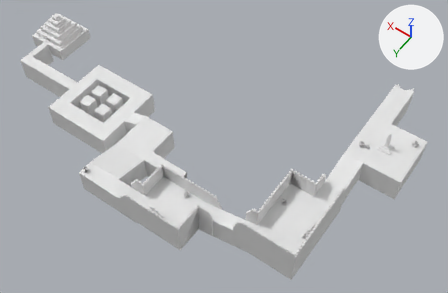
Before and after pictures for a commit that changed the OBJ model models/levels/ancient_desert/level6/level6_visual.obj.
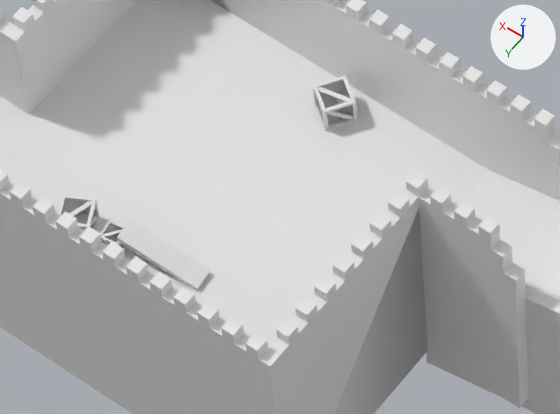
The first picture shows the older version from a 50 mm lens placed at (24.0, -278.0, 458.0), pointed at (153.0, -457.0, 175.0). The close-ups show both versions on the part from 32% to 49% of the width and 62% to 81% of the height of that picture; other places that the commit changed are outside them. The axes (+X, +Y, +Z) are drawn at upper right. The lights are the same throughout. Where no turn or scale is listed for an object, it has been applied to the vertices.

Names of what the first close-up shows: 'crate_visual.002', 'crate_visual.003', 'crate_visual.010', 'path', 'plank.001', 'walls'.
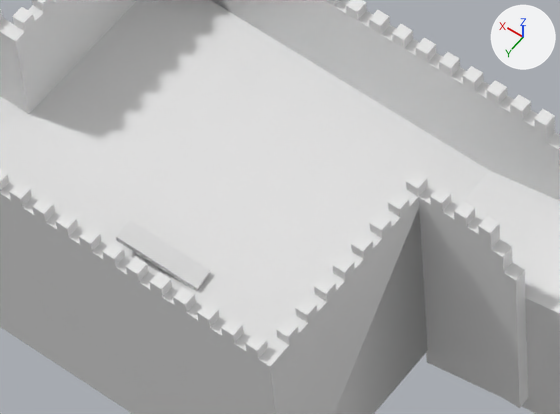
Boxes [x1, y1, x2, y2] around the edits, measured in the close-ups (560 x 414 px):
'crate_visual.010', deleted: before [313, 75, 357, 130]
'crate_visual.002', deleted: before [58, 194, 99, 230]
'crate_visual.003', deleted: before [100, 220, 125, 248]

The change, as a list of edits to the scene's bpy script:
```text
Remove ob_crate_visual_002:
    ob_crate_visual_002 = bpy.data.objects.new('crate_visual.002', me_crate_visual_002)
    ob_crate_visual_002.location = (0.0, 0.0, 0.0)
Remove ob_crate_visual_003:
    ob_crate_visual_003 = bpy.data.objects.new('crate_visual.003', me_crate_visual_003)
    ob_crate_visual_003.location = (0.0, 0.0, 0.0)
Remove ob_crate_visual_010:
    ob_crate_visual_010 = bpy.data.objects.new('crate_visual.010', me_crate_visual_010)
    ob_crate_visual_010.location = (0.0, 0.0, 0.0)
```
